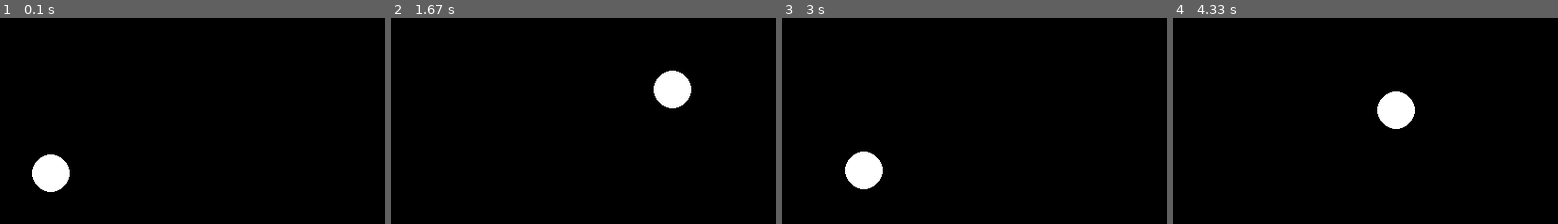
Above: before the commit, frames 1-4 (left to right).
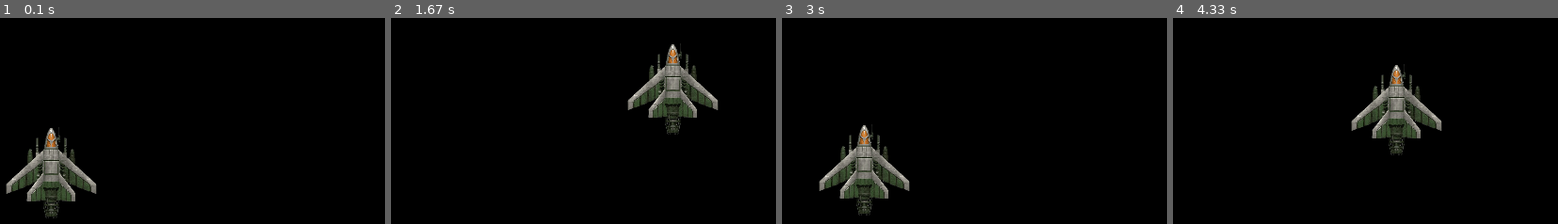
Above: after the commit, the same moments.

Repository: seowol-dev/coding_grub
Game: pygame game, started from pygame/day003.py
Two runs of this game, one before a commit and one after it. Both use one fixed random seed, a clock stepped at 60 frames per second and the inputs below.
Inputs:
- Up to frame 1 (0.1 s): no input
- Up to frame 2 (1.67 s): hold Right 0.33-0.8 s; hold Up 0.83-1.13 s; hold Right 1.17-1.63 s
- Up to frame 3 (3 s): hold Left 1.67-2.2 s; hold Down 2.23-2.53 s; hold Left 2.57-2.97 s
- Up to frame 4 (4.33 s): hold Up 3-3.37 s; hold Right 3.4-4.03 s; hold Down from 4.07 s (still down)

The runs differ from the first frame. In frame 1, 4.4% of the frame differs, in the area x 1-26%, y 52-98%; in frame 2, 4.4%; in frame 3, 4.4%; in frame 4, 4.4%.

Commit message:
Update day003.py

Diff:
--- a/pygame/day003.py
+++ b/pygame/day003.py
@@ -1,4 +1,4 @@
-# + 간단한 물리(가속도, 마찰력)
+# 플레이어 이미지 추가
 
 import pygame
 import sys
@@ -23,7 +23,8 @@
 max_speed = 5       # 최대 속도
 pos_x = 200
 pos_y = 200
-circle_radius = 20  # 원의 반지름
+image_width = image.get_width()
+image_height = image.get_height()
 
 clock = pygame.time.Clock()
 
@@ -49,16 +50,17 @@
     pos_x += vel_x
     pos_y += vel_y
 
-    # 경계 체크: 원이 화면을 넘지 않도록 제한
-    if pos_x - circle_radius < 0:
-        pos_x = circle_radius  # 왼쪽 경계를 넘지 않도록
-    if pos_x + circle_radius > SCREEN_WIDTH:
-        pos_x = SCREEN_WIDTH - circle_radius  # 오른쪽 경계를 넘지 않도록
-    if pos_y - circle_radius < 0:
-        pos_y = circle_radius  # 위쪽 경계를 넘지 않도록
-    if pos_y + circle_radius > SCREEN_HEIGHT:
-        pos_y = SCREEN_HEIGHT - circle_radius  # 아래쪽 경계를 넘지 않도록
+    # 경계 체크: 이미지가 화면을 넘지 않도록 제한
+    if pos_x - image_width // 2 < 0:
+        pos_x = image_width // 2  # 왼쪽 경계를 넘지 않도록
+    if pos_x + image_width // 2 > SCREEN_WIDTH:
+        pos_x = SCREEN_WIDTH - image_width // 2  # 오른쪽 경계를 넘지 않도록
+    if pos_y - image_height // 2 < 0:
+        pos_y = image_height // 2  # 위쪽 경계를 넘지 않도록
+    if pos_y + image_height // 2 > SCREEN_HEIGHT:
+        pos_y = SCREEN_HEIGHT - image_height // 2  # 아래쪽 경계를 넘지 않도록
 
     screen.fill(black)
-    pygame.draw.circle(screen, white, (pos_x, pos_y), circle_radius)
+    # 이미지 그리기
+    screen.blit(image, (pos_x - image_width // 2, pos_y - image_height // 2))
     pygame.display.update()
